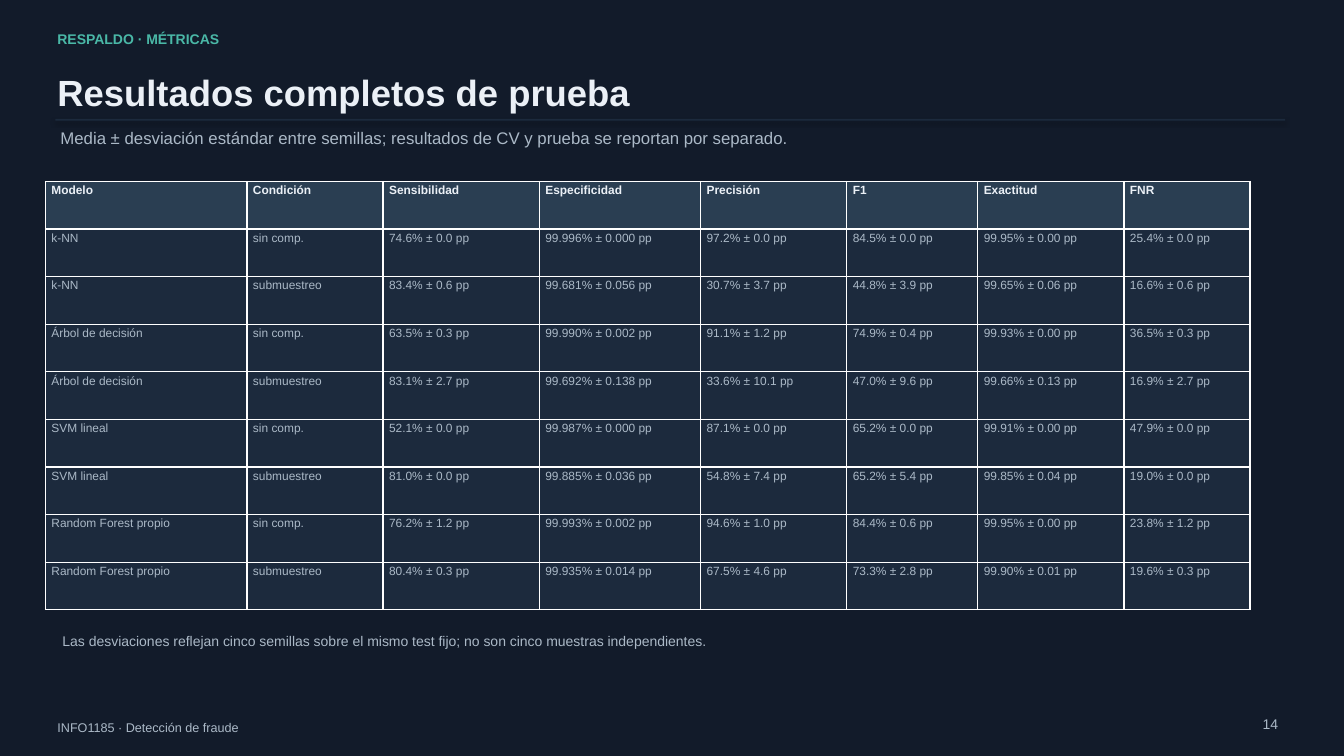
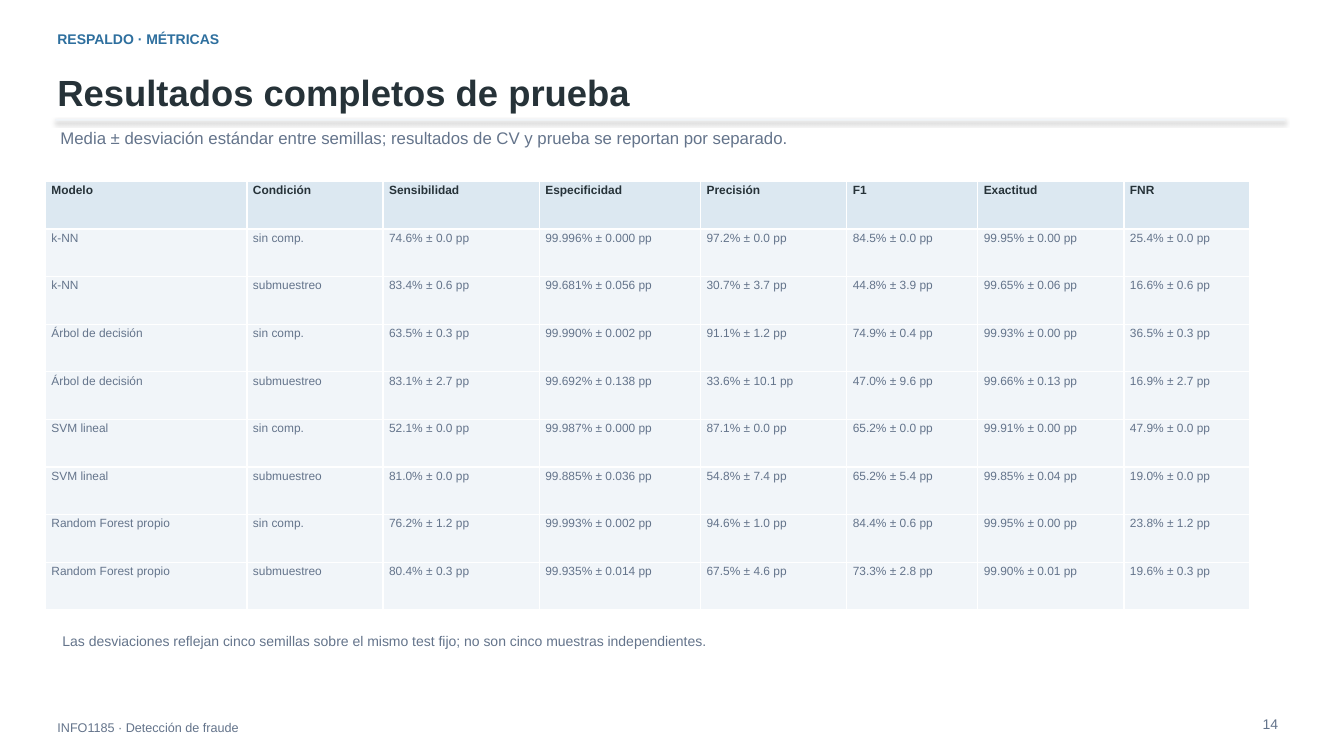
Before and after one commit to FernandoValdes01/Fraudetection, a slide deck: slide 14 of documentacion/presentacion/defensa_fraude.pptx. Drawn at 1344x756 pixels with LibreOffice and Linux fonts; fonts in the diff are those of the drawing. Boxes give left, top, right and bottom in pixels: in the first picture for what was removed or moved away, otherwise in the second. Text is boxed around its words. In the diff, an @@ line names an element or a change of style, - is before the commit and + after.

```diff
--- a/documentacion/presentacion/defensa_fraude.pptx
+++ b/documentacion/presentacion/defensa_fraude.pptx
@@ rectangle at (x1=0, y1=0, x2=1344, y2=756): fill #121B2A to #FFFFFF @@
@@ text "RESPALDO · MÉTRICAS" at (x1=57, y1=33, x2=219, y2=44): text colour #4AB8A7 to #2E6F9E @@
@@ text "Resultados completos de prueba" at (x1=57, y1=79, x2=629, y2=114): text colour #EBF0F6 to #263238 @@
@@ rectangle at (x1=55, y1=119, x2=1286, y2=121): fill #1C2A3D to #F1F5F9 @@
@@ table at (x1=45, y1=181, x2=1250, y2=610) @@
@@ fill #2A3E52 to #DCE8F1 in row 1 @@
@@ fill #1C2A3D to #F1F5F9 in 64 cells @@
@@ text colour #EBF0F6 to #263238 in "Modelo", "Condición", "Sensibilidad", "Especificidad" and 4 more places @@
@@ text colour #ABB9C7 to #64748B @@
@@ text colour #ABB9C7 to #64748B in 4 elements at (x1=60, y1=131, x2=788, y2=148), (x1=57, y1=722, x2=239, y2=732), (x1=1263, y1=719, x2=1279, y2=729), (x1=62, y1=636, x2=707, y2=649) @@
```
Also in this commit, not shown: 13 other slides changed, 14 other files.
